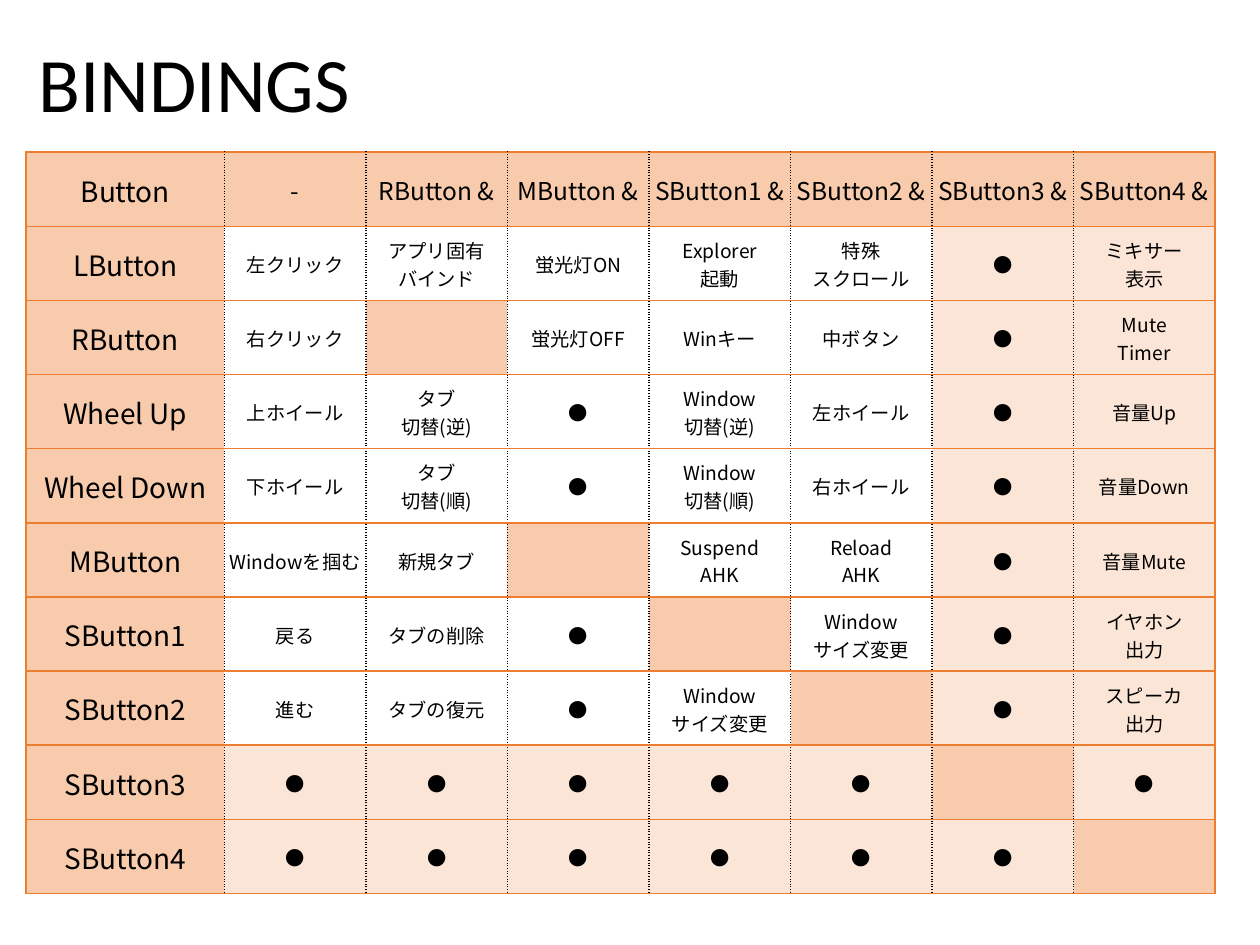
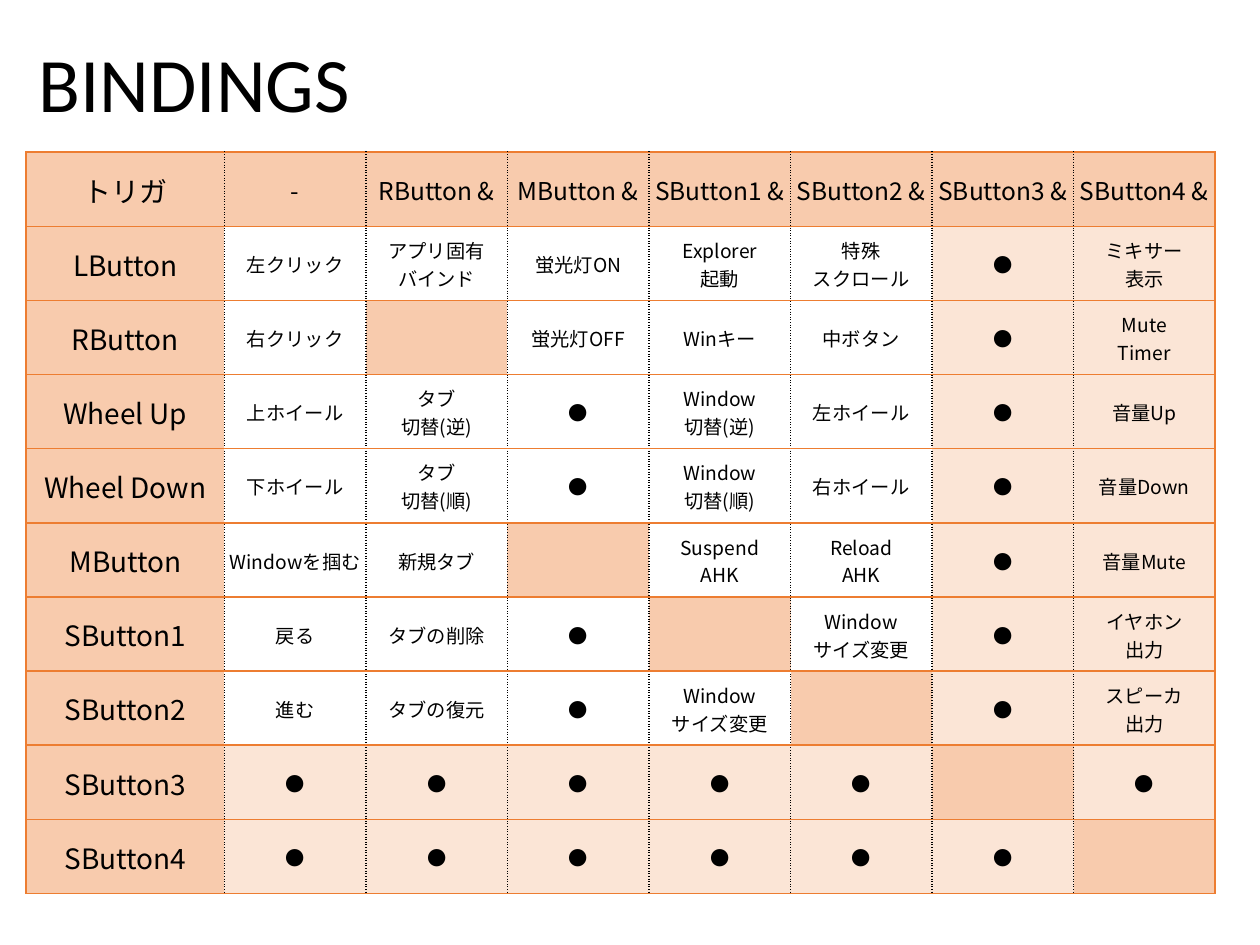
Before and after one commit to ittooo66/myAHK, a slide deck: slide 20 of MANUAL.pptx. Drawn at 1260x945 pixels with LibreOffice and Linux fonts; fonts in the diff are those of the drawing. Boxes give left, top, right and bottom in pixels: in the first picture for what was removed or moved away, otherwise in the second. Text is boxed around its words. In the diff, an @@ line names an element or a change of style, - is before the commit and + after.

```diff
--- a/MANUAL.pptx
+++ b/MANUAL.pptx
@@ table at [26,152,1212,895] @@
-row 1, column 1: Button
+row 1, column 1: トリガ
```
Also in this commit, not shown: 1 other slide changed.
